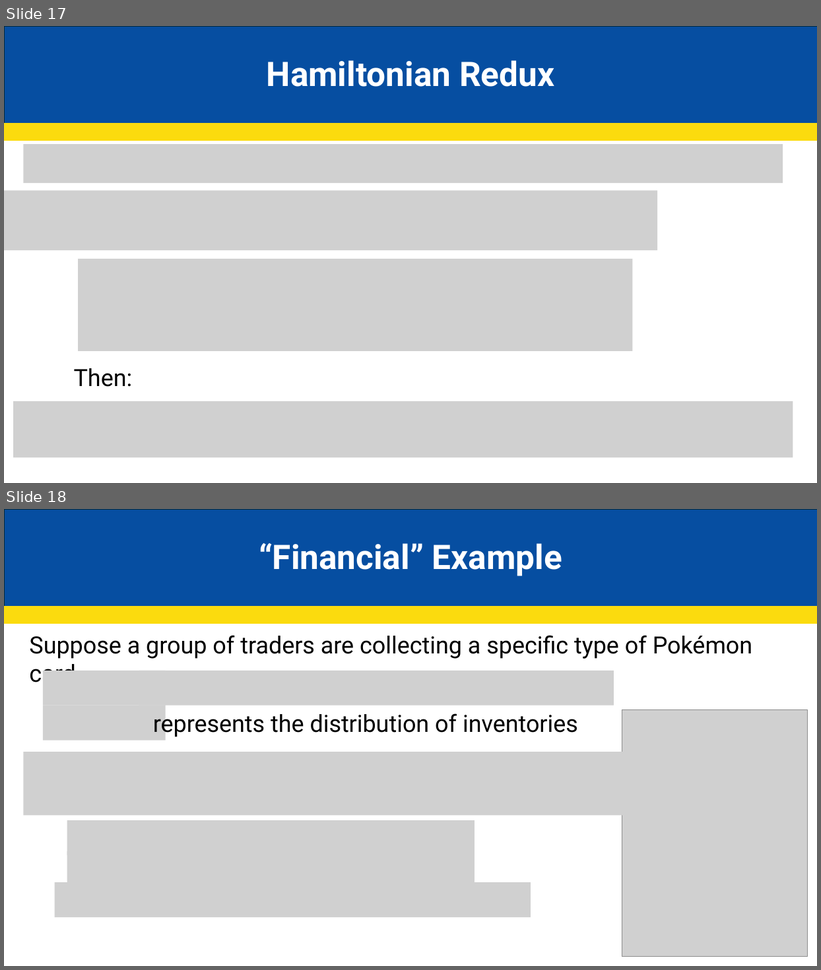
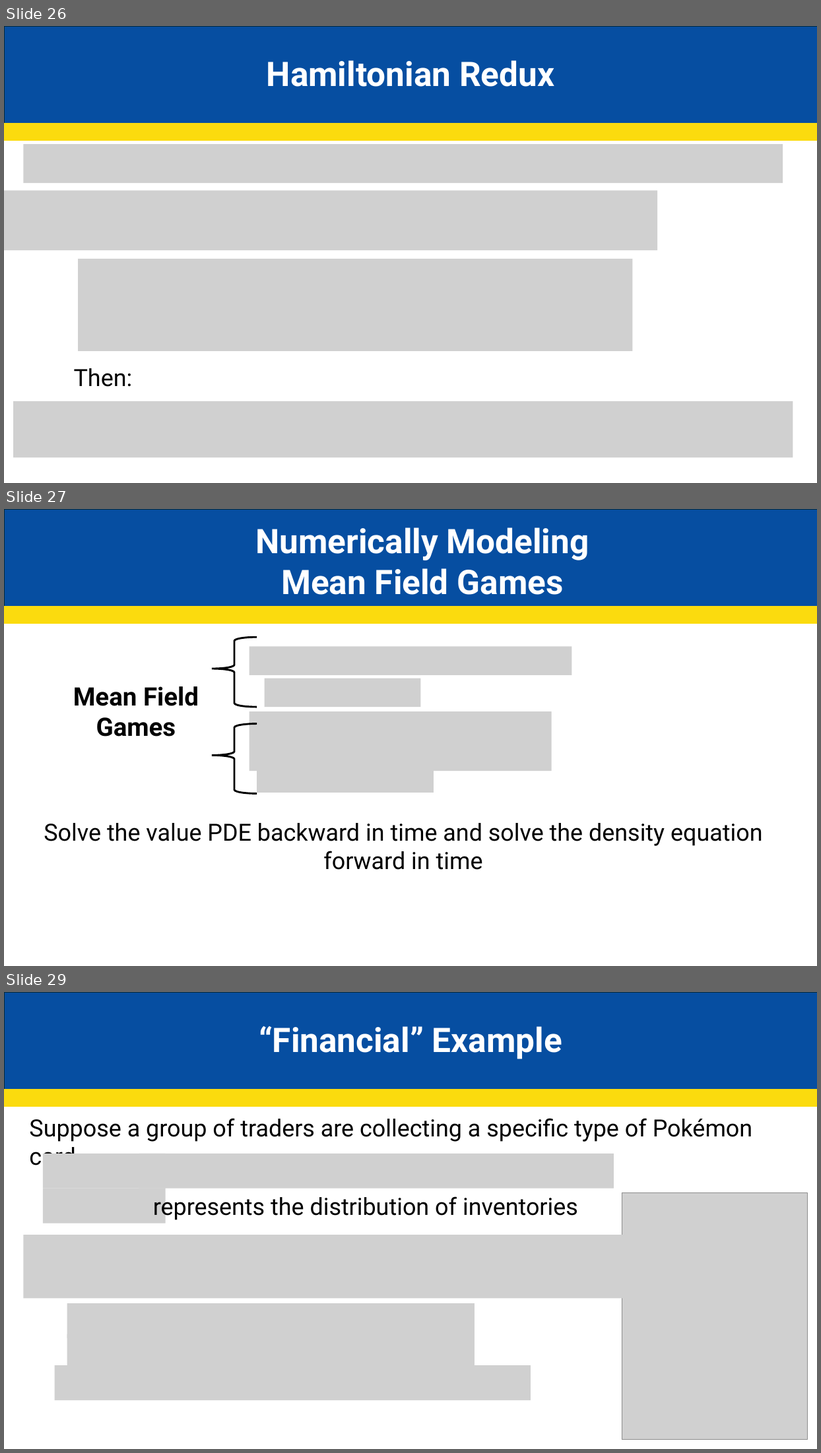
Before and after one commit to JakeCisc210/Candidacy, a slide deck: Reading Course/Presentations/Game Theory Eleven.pptx. Shown one above the other, each under a label of ours: slides 17 and 18 before the commit, slides 26, 27 and 29 after it; the slides between them are not shown. The pictures are 821x970 and 821x1453 pixels, drawn with LibreOffice and Linux fonts; fonts in the diff are those of the drawing; grey boxes stand for pictures. Boxes give left, top, right and bottom in pixels: in the first picture for what was removed or moved away, otherwise in the second. Text is boxed around its words. In the diff, an @@ line names an element or a change of style, - is before the commit and + after.

```diff
--- a/Reading Course/Presentations/Game Theory Eleven.pptx
+++ b/Reading Course/Presentations/Game Theory Eleven.pptx
@@ slide 27 added at [4, 509, 817, 966], background #FFFFFF @@
@@ rectangle added at [5, 509, 817, 607], fill #064EA1, outline #092A39 1.5 pt @@
@@ text added at [255, 527, 589, 595], 40 pt, text #FFFFFF, bold @@
+Numerically Modeling Mean Field Games
@@ rectangle added at [4, 607, 817, 623], fill #FBDB0E, outline #FBDB0E 1.5 pt @@
@@ right brace added at [212, 637, 257, 707], outline #000000 2.25 pt @@
@@ picture added at [250, 646, 572, 675] @@
@@ text added at [73, 687, 199, 737], 30 pt, text #000000, bold @@
+Mean Field Games
@@ picture added at [265, 679, 420, 707] @@
@@ right brace added at [212, 723, 257, 794], outline #000000 2.25 pt @@
@@ picture added at [250, 712, 552, 771] @@
@@ picture added at [257, 764, 434, 793] @@
@@ text added at [44, 823, 763, 870], 28 pt, text #000000 @@
+Solve the value PDE backward in time and solve the density equation forward in time
@@ what was slide 17 is now slide 26 @@
@@ what was slide 18 is now slide 29 @@
```
Also in this commit, not shown: 2 slides changed, 10 other slides added, 5 other files.
